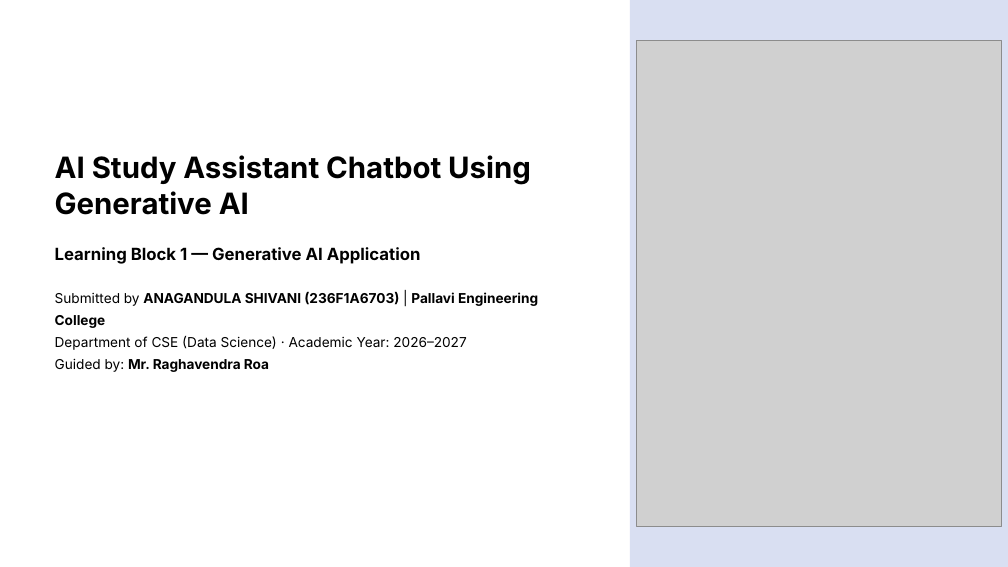
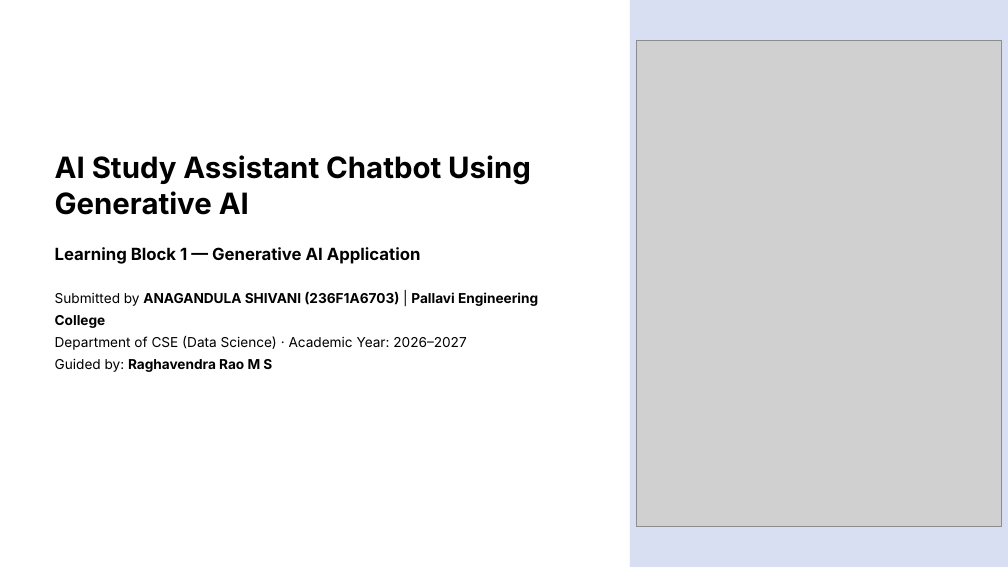
Before and after one commit to Anagandulashivani/ai-study-assistant-chatbot, a slide deck: slide 1 of Project-Title_Shivani.pptx. Drawn at 1008x567 pixels with LibreOffice and Linux fonts; fonts in the diff are those of the drawing; grey boxes stand for pictures. Boxes give left, top, right and bottom in pixels: in the first picture for what was removed or moved away, otherwise in the second. Text is boxed around its words. In the diff, an @@ line names an element or a change of style, - is before the commit and + after.

```diff
--- a/Project-Title_Shivani.pptx
+++ b/Project-Title_Shivani.pptx
@@ text at bbox=[55, 358, 272, 372]: text changed @@
-Guided by: Mr. Raghavendra Roa
+Guided by: Raghavendra Rao M S
```
Also in this commit, not shown: 2 other slides changed, 6 other files.
